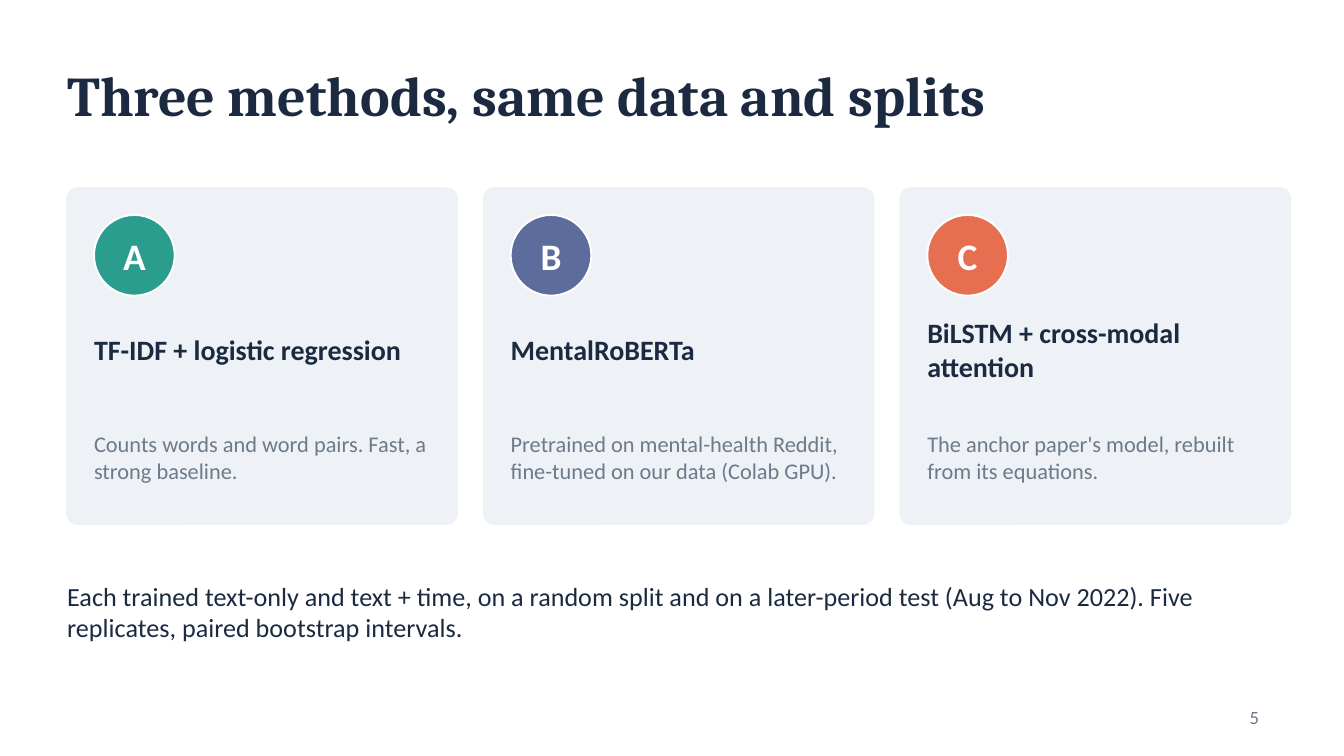
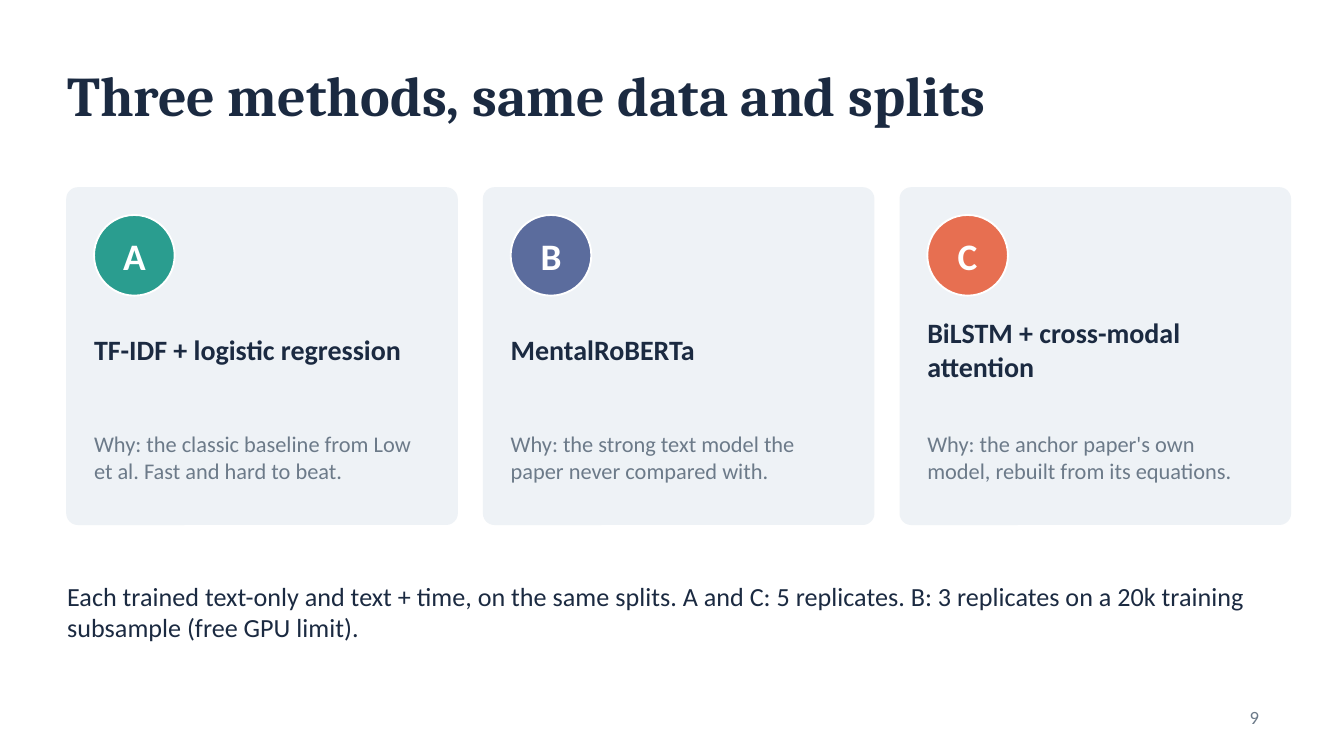
Before and after one commit to Abhinavxox/reddit-mental-health-timing, a slide deck: slide 9 of slides/Phase1_Timing_Matters.pptx (slide 5 before the commit). Drawn at 1344x756 pixels with LibreOffice and Linux fonts; fonts in the diff are those of the drawing. Boxes give left, top, right and bottom in pixels: in the first picture for what was removed or moved away, otherwise in the second. Text is boxed around its words. In the diff, an @@ line names an element or a change of style, - is before the commit and + after.

```diff
--- a/slides/Phase1_Timing_Matters.pptx
+++ b/slides/Phase1_Timing_Matters.pptx
@@ text at bbox=[94, 436, 411, 479]: text changed @@
-Counts words and word pairs. Fast, a strong baseline.
+Why: the classic baseline from Low et al. Fast and hard to beat.
@@ text at bbox=[511, 436, 794, 483]: text changed @@
-Pretrained on mental-health Reddit, fine-tuned on our data (Colab GPU).
+Why: the strong text model the paper never compared with.
@@ text at bbox=[927, 436, 1232, 483]: text changed @@
-The anchor paper's model, rebuilt from its equations.
+Why: the anchor paper's own model, rebuilt from its equations.
@@ text at bbox=[67, 588, 1244, 642]: text changed @@
-Each trained text-only and text + time, on a random split and on a later-period test (Aug to Nov 2022). Five replicates, paired bootstrap intervals.
+Each trained text-only and text + time, on the same splits. A and C: 5 replicates. B: 3 replicates on a 20k training subsample (free GPU limit).
@@ page number at bbox=[1250, 712, 1259, 724]: text changed @@
-5
+9
```
Also in this commit, not shown: 2 other slides changed, 7 slides added, 6 other files.
